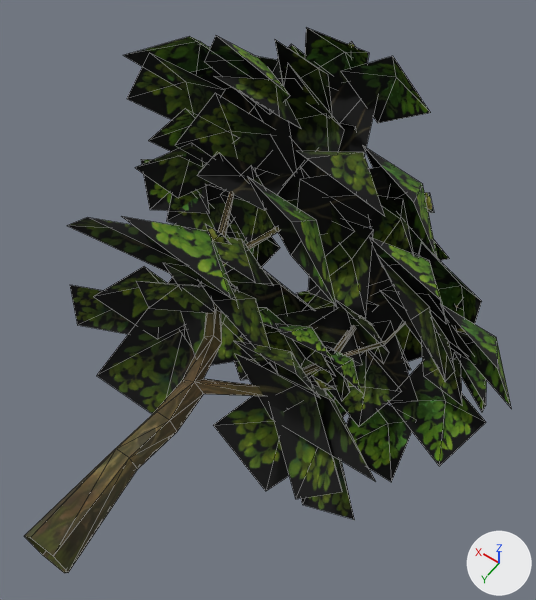
What one commit did to the OBJ model sceneobjs/common/tree/greentree/huangjin.obj.
The view is the same before and after, from a 50 mm camera at (-136.0, 32.0, 297.0) aimed at (-6.0, -150.0, 10.0). Every picture has the same lights, and +X, +Y and +Z are marked at lower right. Mesh edges are drawn as thin lines. Where no turn or scale is listed for an object, it has been applied to the vertices. Vertices at the same position are counted once.

The first picture shows 'huangjin'.
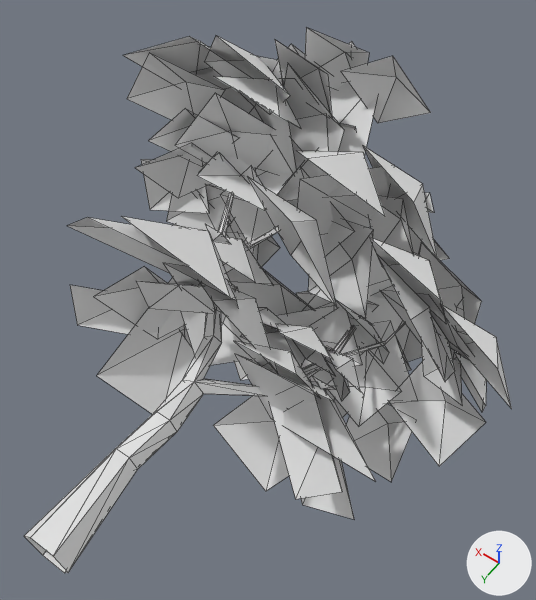
The change, as JSON lines over the scene's bpy script:
```json
{"op": "add", "block": "mat_material_2_1", "code": ["mat_material_2_1 = principled_material('material_2')", "mat_material_2_1.base_color = (0.8, 0.8, 0.8)  # white #e7e7e7", "mat_material_2_1.roughness = 1.0"]}
{"op": "add", "block": "mat_material_1_1", "code": ["mat_material_1_1 = principled_material('material_1')", "mat_material_1_1.base_color = (0.8, 0.8, 0.8)  # white #e7e7e7", "mat_material_1_1.roughness = 1.0"]}
{"op": "add", "block": "mat_material_3_1", "code": ["mat_material_3_1 = principled_material('material_3')", "mat_material_3_1.base_color = (0.8, 0.8, 0.8)  # white #e7e7e7", "mat_material_3_1.roughness = 1.0"]}
{"block": "me_huangjin", "where": "me_huangjin.from_pydata(...)  # 531 vertices, 469 faces; spans x -128.0..117.0, y -263.0..0.0, z -113.0..110.0"}
{"block": "me_huangjin", "where": "# used by ob_huangjin; location = (0.0, 0.0, 0.0)"}
{"block": "me_huangjin", "change": "me_huangjin part 1: all 342 faces that had it switch from mat_material_2 (picture img_huangjin_2_png) to mat_material_2_1 (white #e7e7e7)"}
{"block": "me_huangjin", "change": "me_huangjin part 2: all 26 faces that had it switch from mat_material_3 (picture img_huangjin_3_png) to mat_material_3_1 (white #e7e7e7)"}
{"block": "me_huangjin", "change": "me_huangjin part 3: all 101 faces that had it switch from mat_material_1 (picture img_huangjin_1_png) to mat_material_1_1 (white #e7e7e7)"}
```

Boxes [x1, y1, x2, y2] around the edits, measured in the pictures (536 x 600 px):
```json
{"part": 1, "of": "me_huangjin", "change": "recoloured", "before": [67, 28, 512, 519], "after": [67, 28, 512, 519]}
{"part": 2, "of": "me_huangjin", "change": "recoloured", "before": [197, 46, 473, 404], "after": [197, 46, 473, 404], "on screen": "black to grey"}
{"part": 3, "of": "me_huangjin", "change": "recoloured", "before": [24, 192, 405, 573], "after": [24, 192, 405, 573], "on screen": "brown to white"}
```
